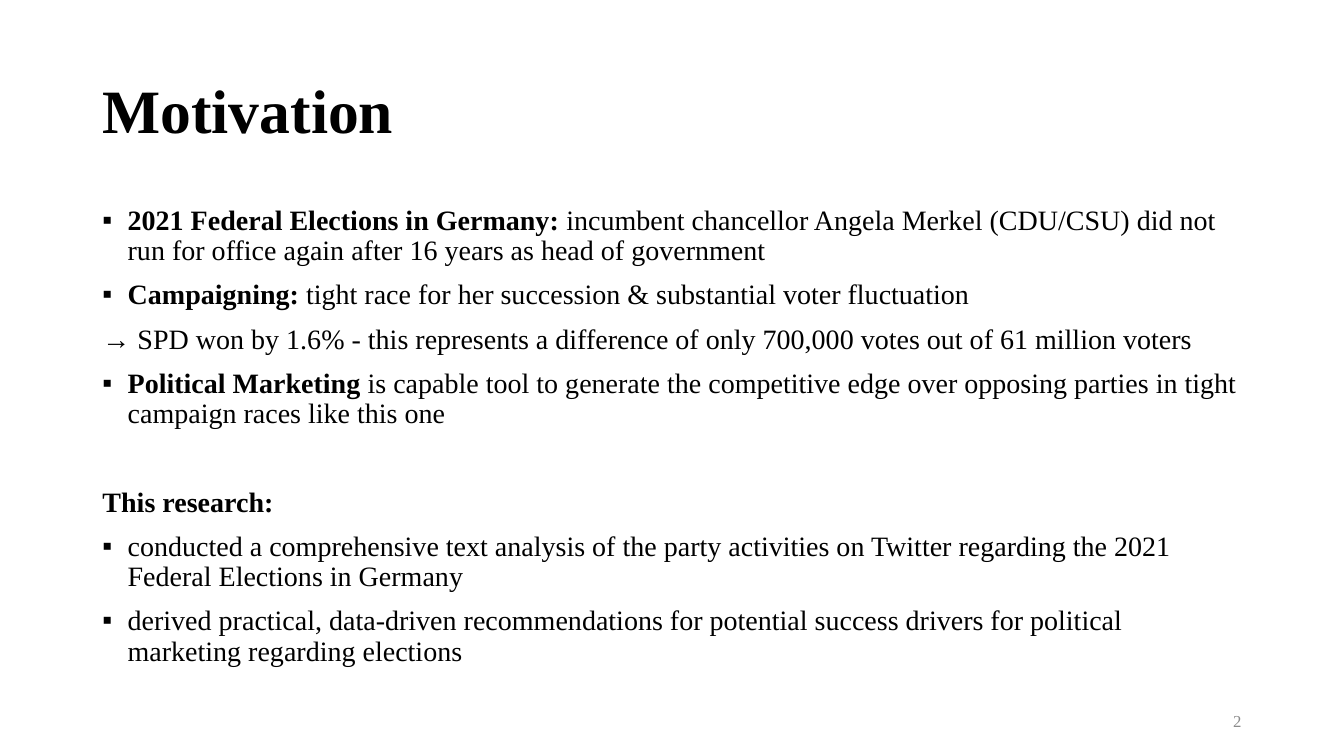
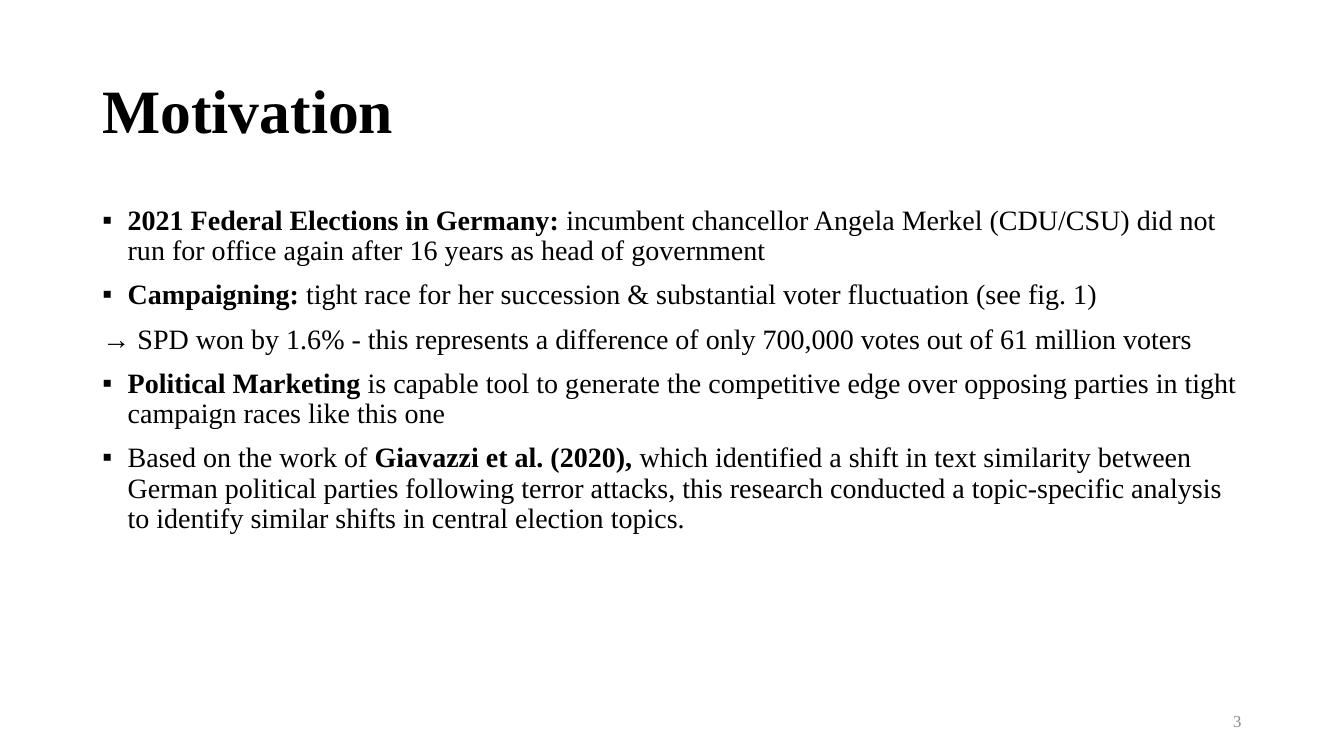
Before and after one commit to philippklaeger/Gaining-The-Competitive-Edge, a slide deck: slide 3 of thesis/Short Presentation.pptx (slide 2 before the commit). Drawn at 1344x756 pixels with LibreOffice and Linux fonts; fonts in the diff are those of the drawing. Boxes give left, top, right and bottom in pixels: in the first picture for what was removed or moved away, otherwise in the second. Text is boxed around its words. In the diff, an @@ line names an element or a change of style, - is before the commit and + after.

```diff
--- a/thesis/Short Presentation.pptx
+++ b/thesis/Short Presentation.pptx
@@ text at [128,284,1096,310]: text changed @@
-▪ Campaigning: tight race for her succession & substantial voter fluctuation
+▪ Campaigning: tight race for her succession & substantial voter fluctuation (see fig. 1)
@@ text at [128,447,1221,533]: text changed @@
-This research:
-▪ conducted a comprehensive text analysis of the party activities on Twitter regarding the 2021 Federal Elections in Germany
-▪ derived practical, data-driven recommendations for potential success drivers for political marketing regarding elections
+▪ Based on the work of Giavazzi et al. (2020), which identified a shift in text similarity between German political parties following terror attacks, this research conducted a topic-specific analysis to identify similar shifts in central election topics.
@@ page number at [1233,716,1241,727]: text changed @@
-2
+3
```
Also in this commit, not shown: 4 other slides changed, 4 slides added, 2 other files.
